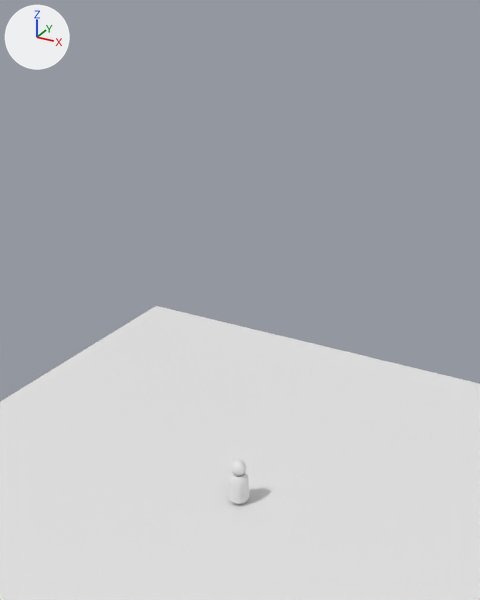
Renders of the Blender file Assets/Originals/DudeWFloatingHead.blend from each side of a commit.
The view is the same before and after, from a 50 mm lens placed at (0.368, -0.665, 0.646), pointed at (0.002, 0.0, 0.313). Every picture has the same lights, and +X, +Y and +Z are marked at upper left.
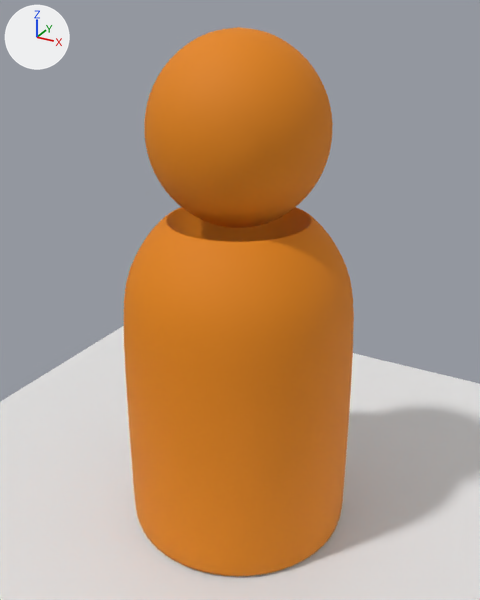
ob_sphere is not drawn itself; it is used by a modifier of ob_body_001.

Boxes (x1, y1, x2, y2) around the edits, measured in the pictures (480 x 600 px):
'Body.001', reshaped, moved, rescaled (1000% wider, 1021% taller): before (229, 472, 249, 504); after (124, 207, 354, 576)
'Sphere.001', recoloured, moved, rescaled (1088% wider, 1162% taller): before (231, 460, 246, 475); after (144, 27, 333, 228)

The change, as a list of edits to the scene's bpy script:
```text
Add mat_buyerbodymaterial:
    mat_buyerbodymaterial = principled_material('BuyerBodyMaterial')
    mat_buyerbodymaterial.base_color = (0.799, 0.238, 0.0)  # orange #e78600
    mat_buyerbodymaterial.roughness = 0.75
Add mat_buyerheadmaterial:
    mat_buyerheadmaterial = principled_material('BuyerHeadMaterial')
    mat_buyerheadmaterial.base_color = (0.799, 0.238, 0.0)  # orange #e78600
    mat_buyerheadmaterial.roughness = 0.75
Change me_sphere_003:
    where me_sphere_003.from_pydata(...)  # 114 vertices, 128 faces; spans x -0.011..0.011, y -0.011..0.011, z -0.011..0.011
    remove me_sphere_003.materials.append(mat_head_material)  # white #e7e7e7
    add me_sphere_003.materials.append(mat_buyerheadmaterial)  # orange #e78600
Add me_body:
    me_body.from_pydata(...)  # 113 vertices, 113 faces; spans x -0.015..0.015, y -0.015..0.015, z -0.015..0.03
    me_body.polygons.foreach_set('use_smooth', [True] * 113)
    me_body.materials.append(mat_buyerbodymaterial)  # orange #e78600
Change ob_body_001:
    ob_body_001: bpy.data.objects.new('Body.001', me_cylinder_001) -> bpy.data.objects.new('Body.001', me_body)
    ob_body_001.location: (0.0, 0.0, 0.02) -> (0.0, 0.0, 0.15)
    ob_body_001.scale: (1.0, 1.0, 1.0) -> (10.0, 10.0, 10.0)
Change ob_sphere:
    ob_sphere.location: (0.0, 0.0, 0.0544) -> (0.0, 0.0, 0.488)
    ob_sphere.scale: (1.0, 1.0, 1.0) -> (10.0, 10.0, 10.0)
Change ob_sphere_001:
    ob_sphere_001.location: (0.0, 0.0, 0.057) -> (0.0, 0.0, 0.519)
    ob_sphere_001.scale: (1.0, 1.0, 1.0) -> (10.0, 10.0, 10.0)
```
